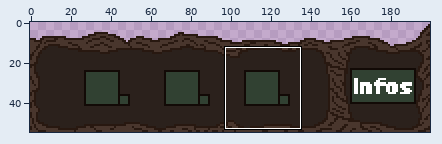
Sprite sheet: assets/graphics/UI/Fightscreen/Fightscreen_Itembox.png. The first picture is a wide view before the edit; the outline marks the close-up.
Close-up. Before the edit:
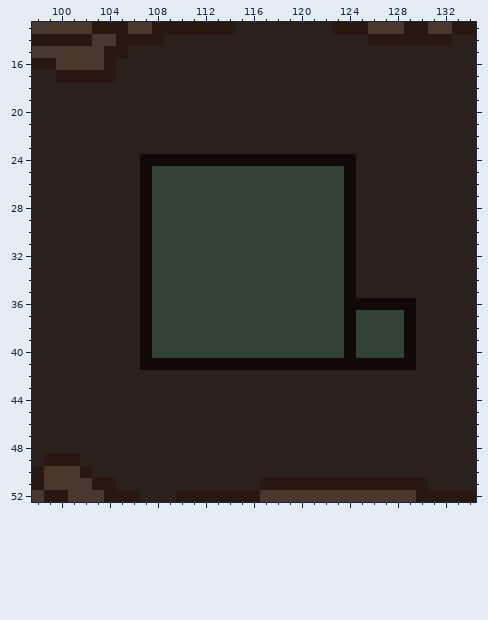
The file is 200x55 pixels. Colours within 5 levels of each other are drawn and written as one. Shown: x 98..134, y 13..52. The commit also changed other parts of the picture, which this record leaves out.
Now the later version:
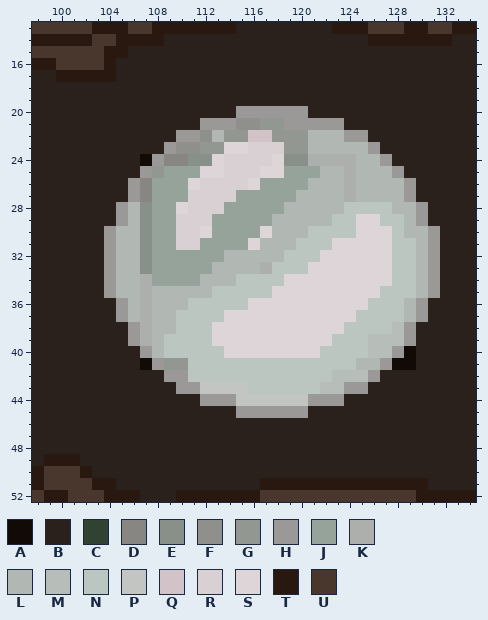
Palette (. is transparent): A #120a06  B #2b211c  C #314132  D #878683  E #898f89  F #8f8f8b  G #939791  H #9b9997  J #95a39a  K #acafac  L #b1b8b3  M #b7bdb8  N #bcc6c1  P #c2c5c2  Q #d1c3c8  R #d8d0d2  S #ded5d8  T #281810  U #49362d
The exact change:
y 20: x 115..120 BBBBBB -> HHHHHH
y 21: x 112..123 BBBBBBBBBBBB -> HHHFFGGHHHHH
y 22: x 110..125 BBBBBBBBBBBBBBBB -> HHFLGGQQGGGLLLHH
y 23: x 109..126 BBBBBBBBBBBBBBBBBB -> HFFGGSSRRRGGLLLLLH
y 24: x 108..127 AAAAAAAAAAAAAAAAABBB -> HDDEESRRRRSEEKKKKLLH
y 25: x 107..128 ACCCCCCCCCCCCCCCCABBBB -> HGJJJSSRRRSSJJJLLKLLLH
y 26: x 106..129 BACCCCCCCCCCCCCCCCABBBBB -> HDJJJSRRRRSJJJJLLLKLLLLH
y 27: x 106..129 BACCCCCCCCCCCCCCCCABBBBB -> HDJJJRRRRJJJJJLLLLKLLLLH
y 28: x 105..130 BBACCCCCCCCCCCCCCCCABBBBBB -> HLEJJSRRRJJJJJLLLLLNNNNLLH
y 29: x 105..130 BBACCCCCCCCCCCCCCCCABBBBBB -> HLEJJRRRJJJJJLLLLLNNSSNNLH
y 30: x 104..131 BBBACCCCCCCCCCCCCCCCABBBBBBB -> HLLEJJRRSJJJJSLLLNNNNSSSNLLH
y 31: x 104..131 BBBACCCCCCCCCCCCCCCCABBBBBBB -> HLLEJJRRJJJJSLLLNNNSSSSSNNLH
y 32: x 104..131 BBBACCCCCCCCCCCCCCCCABBBBBBB -> HLLEJJJJJJLLLLLNNNSSSSSSNNLH
y 33: x 104..131 BBBACCCCCCCCCCCCCCCCABBBBBBB -> HLLEJJJJJLLLLKNNNSSSSSSSNNLH
y 34: x 104..131 BBBACCCCCCCCCCCCCCCCABBBBBBB -> HLLKJJJJLLLNNNNSSSSSSSSSNNLH
y 35: x 104..131 BBBACCCCCCCCCCCCCCCCABBBBBBB -> HLLKLLLLLNNNNNSSSSSSSSSNNNLH
y 36: x 105..130 BBACCCCCCCCCCCCCCCCAAAAAAB -> HLKLLLNNNNNSSSSSSSSSSNNNLH
y 37: x 105..130 BBACCCCCCCCCCCCCCCCACCCCAB -> HLKLLNNNNSSSSSSSSSSSNNNNLH
y 38: x 106..129 BACCCCCCCCCCCCCCCCACCCCA -> HKLLNNNSSSSSSSSSSSNNNNMH
y 39: x 106..129 BACCCCCCCCCCCCCCCCACCCCA -> HKLNNNNSSSSSSSSSSNNNMMMH
y 40: x 107..128 ACCCCCCCCCCCCCCCCACCCC -> HLNNNNNSSSSSSSSNNNNMMH
y 41: x 108..127 AAAAAAAAAAAAAAAAAAAA -> HGGNNNNNNNNNNNNNNLLH
y 42: x 109..126 BBBBBBBBBBBBBBBBBB -> HHNNNNNNNNNNNNMMMH
y 43: x 110..125 BBBBBBBBBBBBBBBB -> HHPPPPNNNNNNMMHH
y 44: x 112..123 BBBBBBBBBBBB -> HHHPPPPPPHHH
y 45: x 115..120 BBBBBB -> HHHHHH
